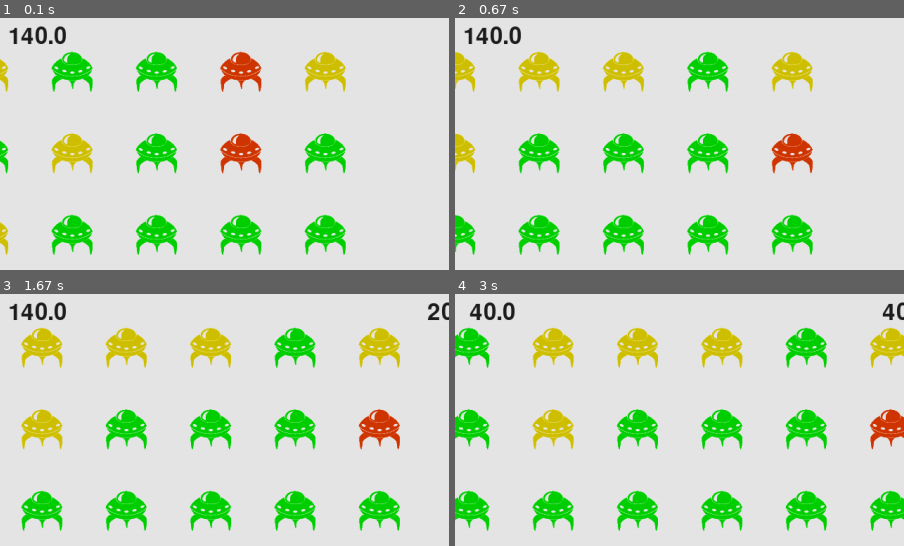
Above: before the commit, frames 1-4 (two rows, left to right).
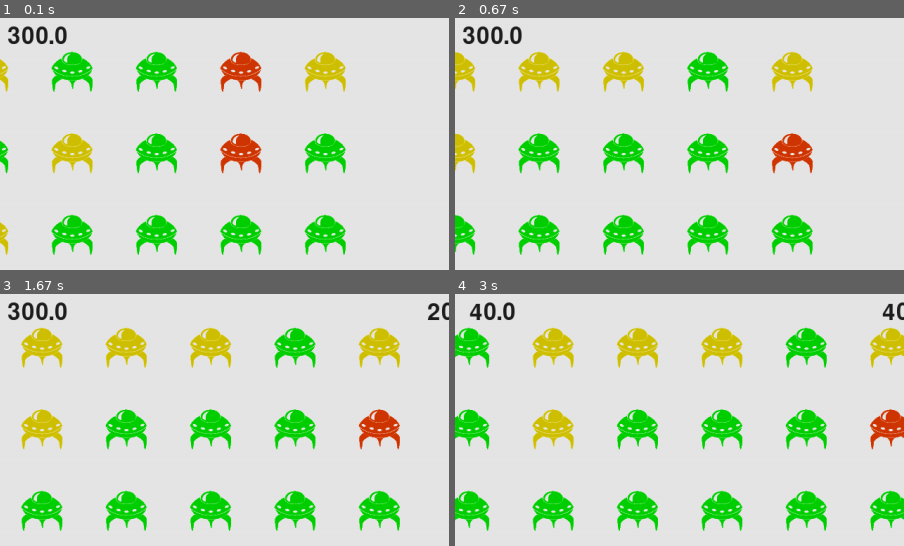
Above: after the commit, the same moments.

Repository: oliver-error/pygame-shenanigans
Game: pygame game, started from book_pygame_thingy/videoJame.py
Two runs of this game, one before a commit and one after it. Both use one fixed random seed, a clock stepped at 60 frames per second and the inputs below.
Inputs:
- Up to frame 1 (0.1 s): no input
- Up to frame 2 (0.67 s): click "medium" at 0.38 s
- Up to frame 3 (1.67 s): tap Space at 0.67, 1.07, 1.37, 1.57 s; hold Right 1-1.47 s; hold Right from 1.5 s (still down)
- Up to frame 4 (3 s): tap Space at 1.87, 2.07, 2.37, 2.63, 2.93 s; release Right at 1.97 s; hold Left 2-2.53 s; tap G at 2.15 s; hold Left 2.57-2.97 s
The pictures show only the part of the screen within x 46-96%, y 1-51%; the shares and areas given below are measured in that part.

The runs differ from the first frame. In frame 1, 0.5% of the frame differs, in the area x 1-15%, y 3-11%; in frame 2, 0.5%; in frame 3, 0.5%; in frame 4, nothing differs.

Commit message:
game

Diff:
--- a/book_pygame_thingy/high_score.json
+++ b/book_pygame_thingy/high_score.json
@@ -1 +1 @@
-140.0
+300.0
--- a/book_pygame_thingy/videoJame.py
+++ b/book_pygame_thingy/videoJame.py
@@ -163,15 +163,11 @@
             for aliens_hit in collisions.values():
                 for alien in aliens_hit:
                     if alien.color == "green":
-                        print("green")
                         self.stats.score += self.settings.green_alien_points
                     elif alien.color == "yellow":
-                        print("yellow")
                         self.stats.score += self.settings.yellow_alien_points
                     else:
-                        print("red")
                         self.stats.score += self.settings.red_alien_points
-            print(self.stats.score)
             self.sb.prep_score()
             self.sb.check_high_score()
 
